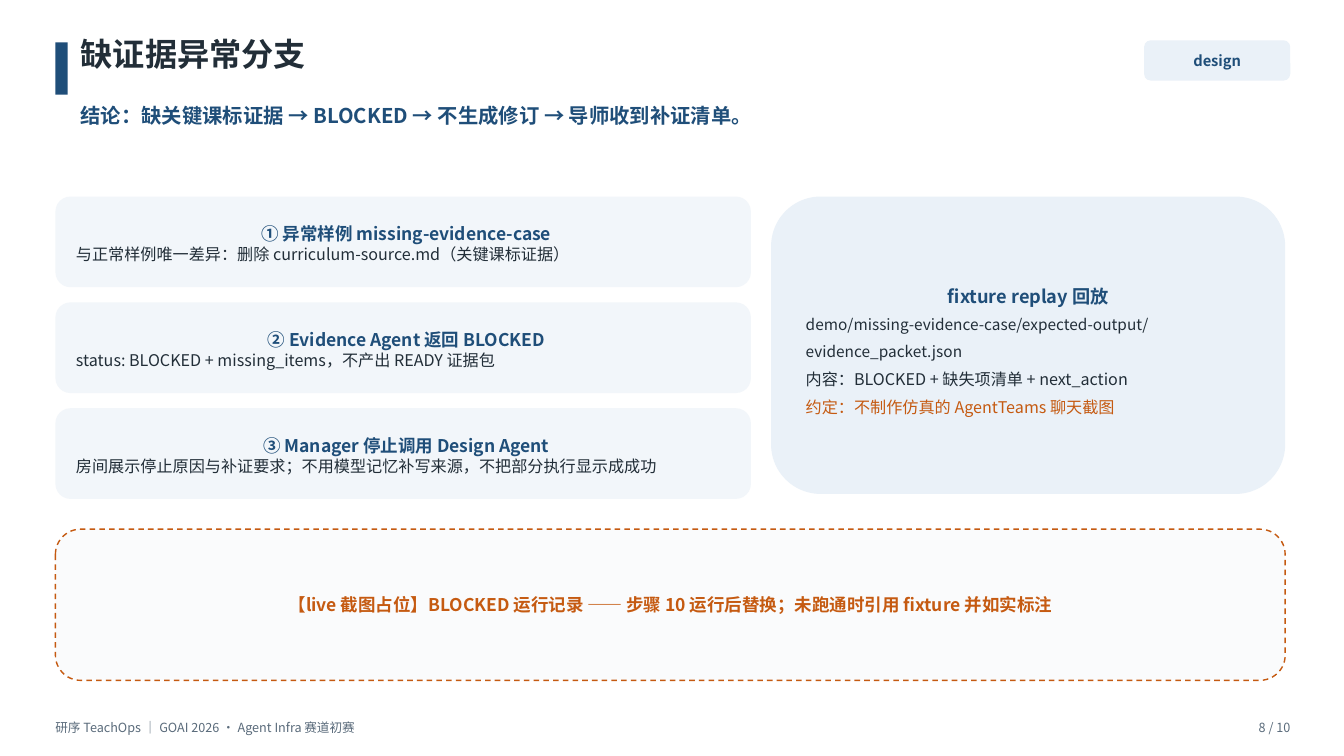
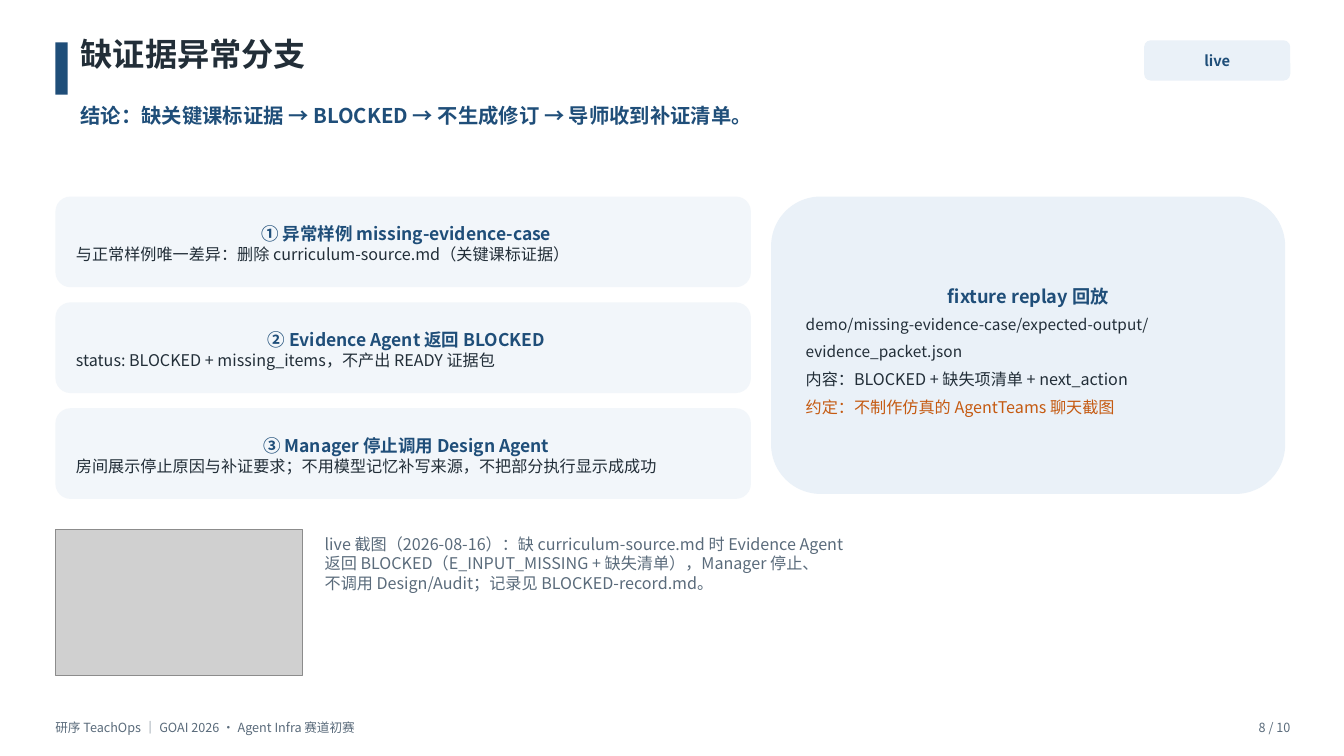
Before and after one commit to qrx-joe/TeachOps, a slide deck: slide 8 of submission/TeachOps_GOAI_初赛方案.pptx. Drawn at 1344x756 pixels with LibreOffice and Linux fonts; fonts in the diff are those of the drawing; grey boxes stand for pictures. Boxes give left, top, right and bottom in pixels: in the first picture for what was removed or moved away, otherwise in the second. Text is boxed around its words. In the diff, an @@ line names an element or a change of style, - is before the commit and + after.

Commit message:
feat: SUB-001 提交材料收口——PPT嵌入live截图并加python-pptx构建依赖
- make_ppt.py: P4/P7/P8 三处 live 截图占位替换为真实脱敏截图(live-05/04/09),页签改 live,P10 状态行同步
- 重新生成 PPTX(10页,含3张截图,约1.7MB)与 PDF(10页,384KB)
- 提交前检查清单同步:§1 实际数字、§2 占位已替换、§3 新增逐页目检待办
- pyproject.toml 新增 dev 依赖 python-pptx(uv run 可复现生成 PPT),技术基线注明构建依赖
- 验证:预检通过、18 测试通过、PPTX 文本敏感扫描 0 命中、截图字节级一致

```diff
--- a/submission/TeachOps_GOAI_初赛方案.pptx
+++ b/submission/TeachOps_GOAI_初赛方案.pptx
@@ text in rounded rectangle at [1204, 54, 1230, 66]: text changed @@
-design
+live
@@ rounded rectangle removed at [55, 529, 1286, 681] @@
-【live 截图占位】BLOCKED 运行记录 —— 步骤 10 运行后替换；未跑通时引用 fixture 并如实标注
@@ picture added at [55, 529, 302, 676] @@
@@ text added at [325, 536, 843, 593], 11.5 pt, text #5A6B7B @@
+live 截图（2026-08-16）：缺 curriculum-source.md 时 Evidence Agent
+返回 BLOCKED（E_INPUT_MISSING + 缺失清单），Manager 停止、
+不调用 Design/Audit；记录见 BLOCKED-record.md。
```
Also in this commit, not shown: 3 other slides changed, 7 other files.
